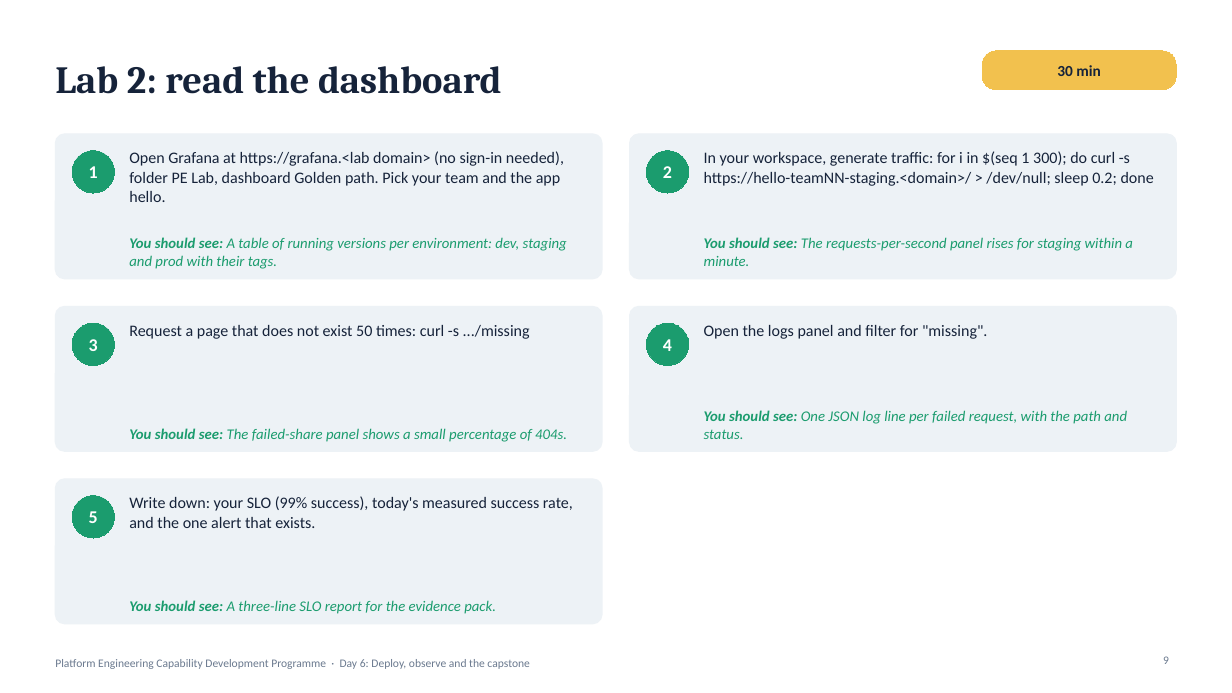
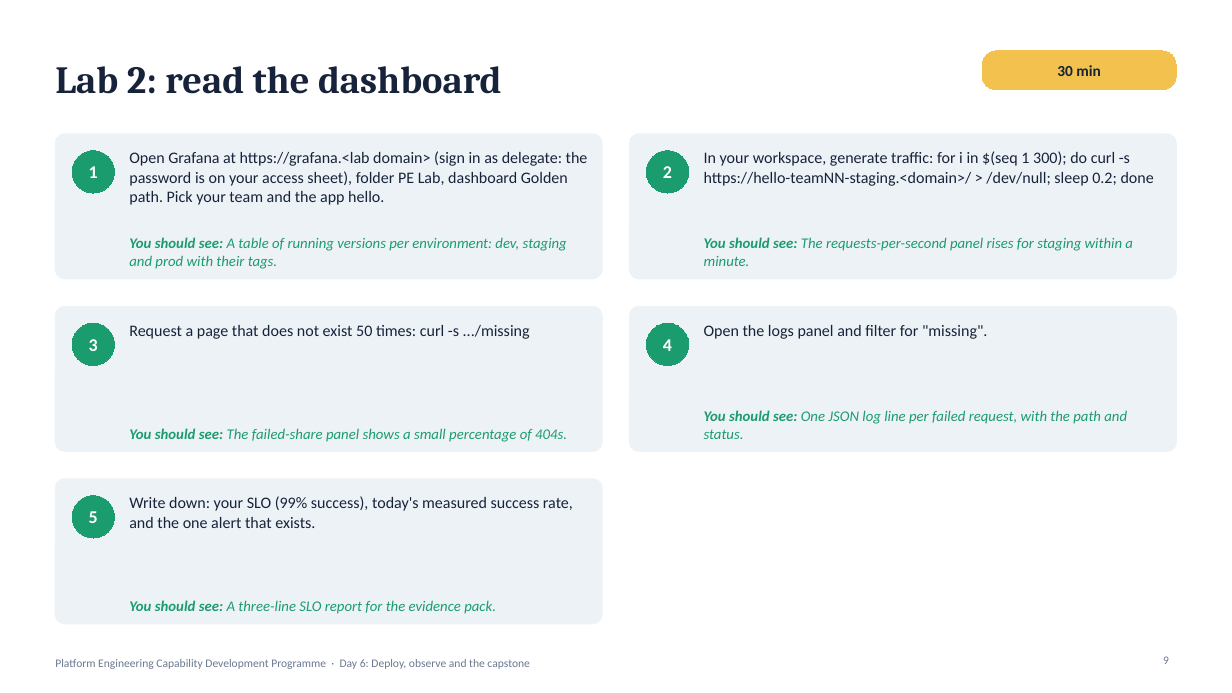
Before and after one commit to kumbulanit/plartfom-enable, a slide deck: slide 9 of sarb/slides/Day6-Deploy-observe-and-the-capstone.pptx. Drawn at 1232x693 pixels with LibreOffice and Linux fonts; fonts in the diff are those of the drawing. Boxes give left, top, right and bottom in pixels: in the first picture for what was removed or moved away, otherwise in the second. Text is boxed around its words. In the diff, an @@ line names an element or a change of style, - is before the commit and + after.

```diff
--- a/sarb/slides/Day6-Deploy-observe-and-the-capstone.pptx
+++ b/sarb/slides/Day6-Deploy-observe-and-the-capstone.pptx
@@ text at (129, 151, 588, 205): text changed @@
-Open Grafana at https://grafana.<lab domain> (no sign-in needed), folder PE Lab, dashboard Golden path. Pick your team and the app hello.
+Open Grafana at https://grafana.<lab domain> (sign in as delegate: the password is on your access sheet), folder PE Lab, dashboard Golden path. Pick your team and the app hello.
```
Also in this commit, not shown: 47 other files.
